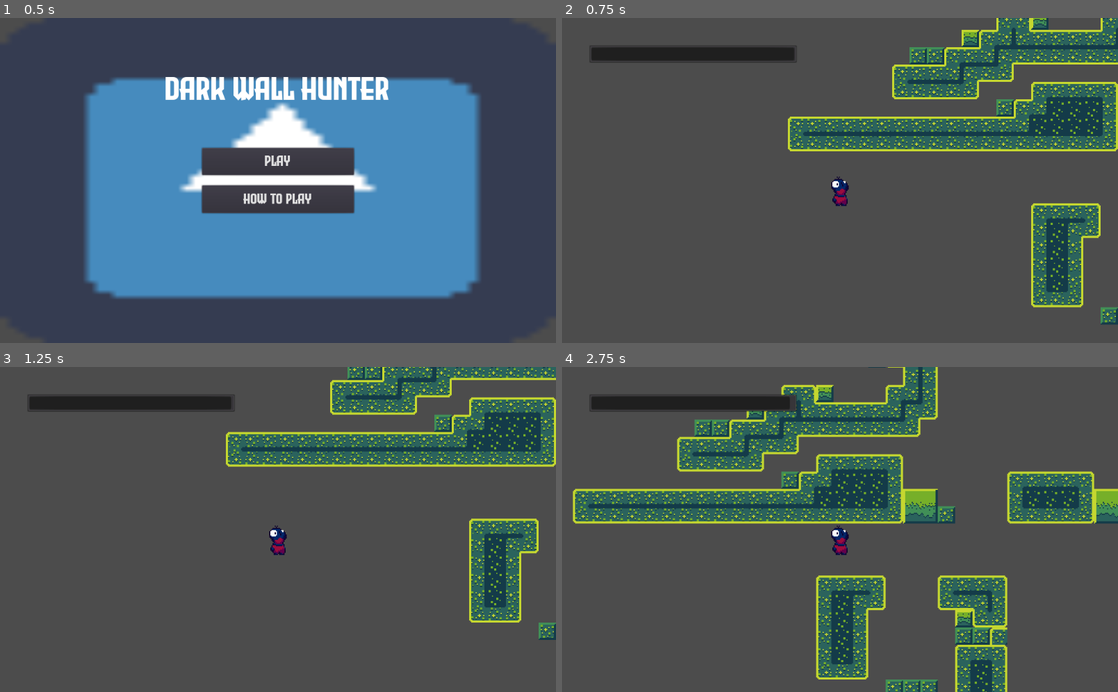
Above: before the commit, frames 1-4 (two rows, left to right).
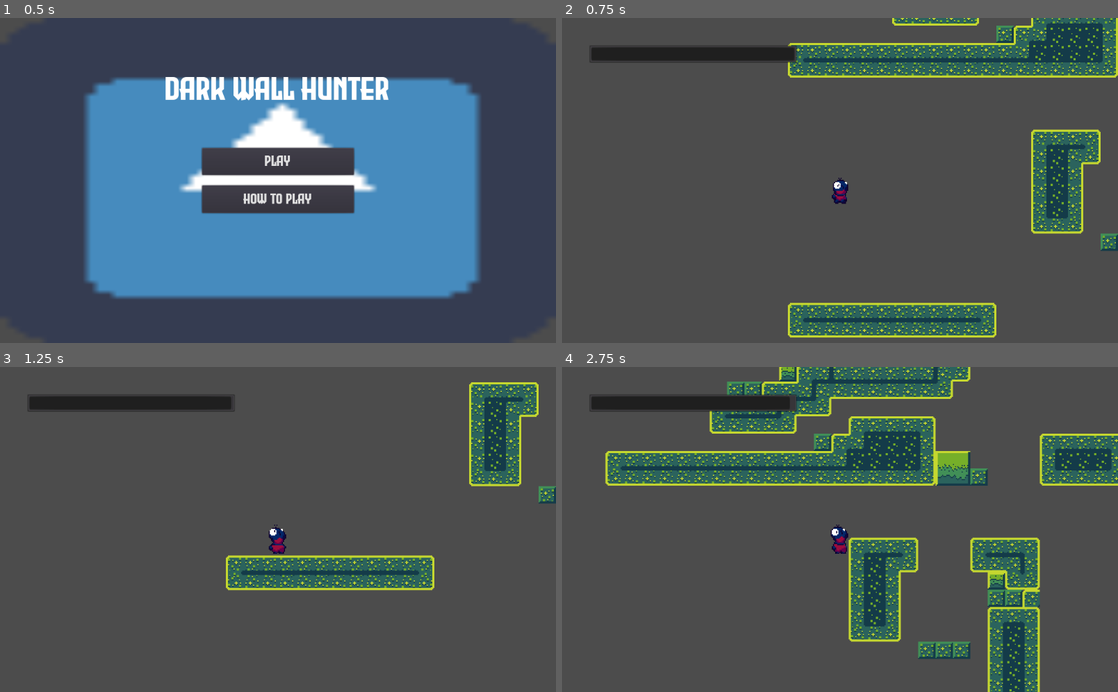
Above: after the commit, the same moments.

Repository: bosskab123/godot-wild-jam-36
Game: Godot game, scene res://scenes/uis/MainMenuUI.tscn
Two runs of this game, one before a commit and one after it. Both use one fixed random seed, a clock stepped at 60 frames per second and the inputs below. The engine's default icon, where the game draws it, is replaced by a stand-in: a white triangle on a blue panel in a dark square.
Inputs:
- Up to frame 1 (0.5 s): no input
- Up to frame 2 (0.75 s): click "Play" at 0.5 s
- Up to frame 3 (1.25 s): no input
- Up to frame 4 (2.75 s): hold D (move_right) from 1.28 s (still down); tap W (jump) at 1.35, 1.52, 1.82, 2.27, 2.3, 2.57 s; tap Y (next_chunk) at 2.1 s

Frame 1 is identical in both runs. In frame 2, 25% of the frame differs, in the area x 40-100%, y 0-99%; in frame 3, 20%; in frame 4, 40%, in the area x 1-100%, y 0-100%.

Commit message:
add player animated sprite, fix spring bug

Diff:
--- a/scenes/obstacles/Spring.gd
+++ b/scenes/obstacles/Spring.gd
@@ -4,5 +4,5 @@
 onready var player = get_tree().get_root().find_node("Player",true,false) as Player
 
 func _on_Spring_body_entered(body):
-	if player:
+	if body == player:
 		player.move_vector += Vector2.UP * SPRING_FORCE
--- a/scenes/player/Player.tscn
+++ b/scenes/player/Player.tscn
@@ -8,17 +8,95 @@
 [ext_resource path="res://scenes/player/PlayerAirState.gd" type="Script" id=6]
 [ext_resource path="res://scenes/player/PlayerWallHangState.gd" type="Script" id=7]
 [ext_resource path="res://assets/sprites/Tiny Platformer - Forest Asset Pack/Sprites/Player/idle.png" type="Texture" id=8]
+[ext_resource path="res://assets/sprites/Tiny Platformer - Forest Asset Pack/Sprites/Player/fall.png" type="Texture" id=9]
+[ext_resource path="res://assets/sprites/Tiny Platformer - Forest Asset Pack/Sprites/Player/walk.png" type="Texture" id=10]
 
 [sub_resource type="CapsuleShape2D" id=1]
 radius = 8.0
 height = 12.0
 
-[sub_resource type="SpriteFrames" id=2]
+[sub_resource type="AtlasTexture" id=3]
+atlas = ExtResource( 8 )
+region = Rect2( 35, 0, 35, 43 )
+
+[sub_resource type="AtlasTexture" id=2]
+atlas = ExtResource( 8 )
+region = Rect2( 0, 0, 35, 43 )
+
+[sub_resource type="AtlasTexture" id=4]
+atlas = ExtResource( 8 )
+region = Rect2( 70, 0, 35, 43 )
+
+[sub_resource type="AtlasTexture" id=5]
+atlas = ExtResource( 8 )
+region = Rect2( 105, 0, 35, 43 )
+
+[sub_resource type="AtlasTexture" id=6]
+atlas = ExtResource( 8 )
+region = Rect2( 140, 0, 35, 43 )
+
+[sub_resource type="AtlasTexture" id=17]
+atlas = ExtResource( 9 )
+region = Rect2( 0, 0, 35, 43 )
+
+[sub_resource type="AtlasTexture" id=16]
+atlas = ExtResource( 10 )
+region = Rect2( 35, 0, 35, 43 )
+
+[sub_resource type="AtlasTexture" id=18]
+atlas = ExtResource( 8 )
+region = Rect2( 0, 0, 35, 43 )
+
+[sub_resource type="AtlasTexture" id=10]
+atlas = ExtResource( 10 )
+region = Rect2( 35, 0, 35, 43 )
+
+[sub_resource type="AtlasTexture" id=11]
+atlas = ExtResource( 10 )
+region = Rect2( 70, 0, 35, 43 )
+
+[sub_resource type="AtlasTexture" id=12]
+atlas = ExtResource( 10 )
+region = Rect2( 105, 0, 35, 43 )
+
+[sub_resource type="AtlasTexture" id=13]
+atlas = ExtResource( 10 )
+region = Rect2( 140, 0, 35, 43 )
+
+[sub_resource type="AtlasTexture" id=14]
+atlas = ExtResource( 10 )
+region = Rect2( 175, 0, 35, 43 )
+
+[sub_resource type="AtlasTexture" id=9]
+atlas = ExtResource( 10 )
+region = Rect2( 0, 0, 35, 43 )
+
+[sub_resource type="SpriteFrames" id=15]
 animations = [ {
-"frames": [  ],
+"frames": [ SubResource( 3 ), SubResource( 2 ), SubResource( 4 ), SubResource( 5 ), SubResource( 6 ) ],
 "loop": true,
-"name": "default",
+"name": "idle",
+"speed": 8.0
+}, {
+"frames": [ SubResource( 17 ) ],
+"loop": true,
+"name": "fall",
+"speed": 8.0
+}, {
+"frames": [ SubResource( 16 ) ],
+"loop": true,
+"name": "wall_hang",
 "speed": 5.0
+}, {
+"frames": [ SubResource( 18 ) ],
+"loop": true,
+"name": "jump",
+"speed": 8.0
+}, {
+"frames": [ SubResource( 10 ), SubResource( 11 ), SubResource( 12 ), SubResource( 13 ), SubResource( 14 ), SubResource( 9 ) ],
+"loop": true,
+"name": "move",
+"speed": 8.0
 } ]
 
 [node name="Player" type="KinematicBody2D"]
@@ -60,9 +138,6 @@
 cast_to = Vector2( 10, 0 )
 
 [node name="AnimatedSprite" type="AnimatedSprite" parent="PlayerStateMachine"]
-frames = SubResource( 2 )
-
-[node name="Sprite" type="Sprite" parent="."]
-texture = ExtResource( 8 )
-region_enabled = true
-region_rect = Rect2( 10.617, 8, 16.383, 27 )
+position = Vector2( -2, -1 )
+frames = SubResource( 15 )
+animation = "idle"
--- a/scenes/player/PlayerAirState.gd
+++ b/scenes/player/PlayerAirState.gd
@@ -10,11 +10,19 @@
 	if Input.is_action_pressed("move_left"):
 		state_machine.move_vector.x -= MOVE_SPEED
 
+	check_jump_or_fall_anim()
+
 	if player.is_on_floor():
 		change_state.call_func("idle")
 
 	if wall_check_ray.is_colliding() and is_moving_toward_facing():
 		change_state.call_func("wall_hang")
+
+func check_jump_or_fall_anim():
+	if state_machine.move_vector.y >= 5 and animated_sprite.animation != "fall":
+		animated_sprite.play("fall")
+	elif state_machine.move_vector.y < 5 and animated_sprite.animation != "jump":
+		animated_sprite.play("jump")
 
 func is_moving_toward_facing():
 	return (
--- a/scenes/player/PlayerIdleState.gd
+++ b/scenes/player/PlayerIdleState.gd
@@ -1,5 +1,12 @@
 extends PlayerState
 class_name PlayerIdleState
+
+func enter_state():
+	.enter_state()
+	animated_sprite.play("idle")
+
+func physics_process(delta):
+	.physics_process(delta)
 
 func _process(_delta):
 	if Input.is_action_pressed("move_right") || Input.is_action_pressed("move_left"):
--- a/scenes/player/PlayerMoveState.gd
+++ b/scenes/player/PlayerMoveState.gd
@@ -2,6 +2,10 @@
 class_name PlayerMoveState
 
 export(float) var MOVE_SPEED: float = 100
+
+func enter_state():
+	.enter_state()
+	animated_sprite.play("move")
 
 func _process(_delta):
 	if Input.is_action_pressed("move_right"):
--- a/scenes/player/PlayerState.gd
+++ b/scenes/player/PlayerState.gd
@@ -20,10 +20,12 @@
 	player = owner
 
 func enter_state():
+	# print("enter: ", name)
 	set_physics_process(true)
 	set_process(true)
 
 func exit_state():
+	# print("exit: ", name)
 	set_physics_process(false)
 	set_process(false)
 
--- a/scenes/player/PlayerWallHangState.gd
+++ b/scenes/player/PlayerWallHangState.gd
@@ -9,6 +9,7 @@
 
 func enter_state():
 	.enter_state()
+	animated_sprite.play("wall_hang")
 	state_machine.move_vector = Vector2.ZERO
 	wall_check_ray.enabled = false
 	side_of_wall = state_machine.facing
Not shown: 1 places in scenes/player/Player.tscn that only renumber resources
